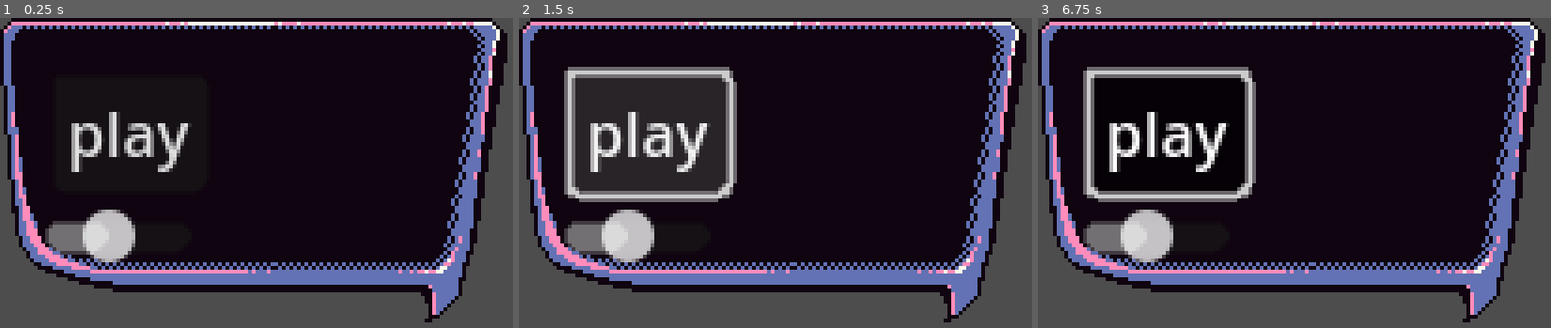
Above: before the commit, frames 1-3 (left to right).
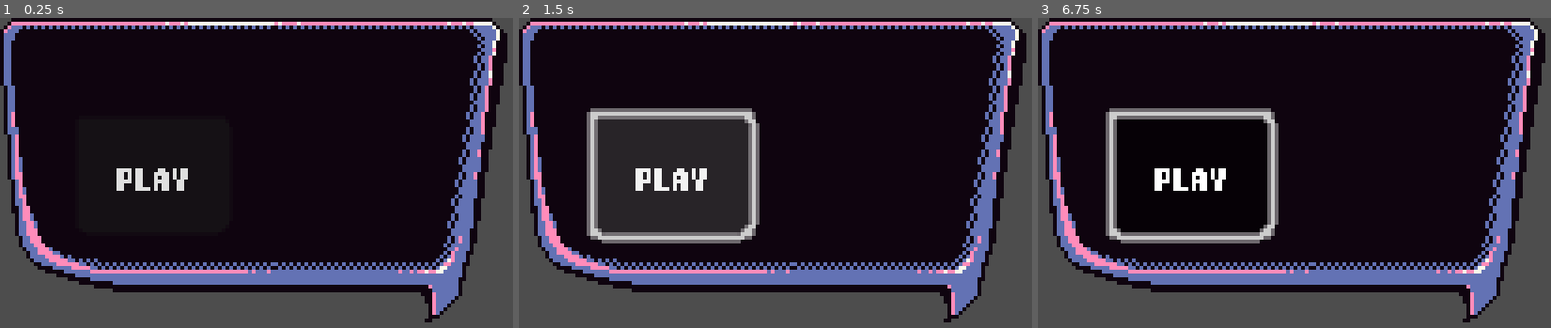
Above: after the commit, the same moments.

Repository: 0xspiderr/gbjam13_gamejam
Game: Godot game, scene res://ui/themes/stylebox_textures/test_ui.tscn
The game is run twice, just before and just after one commit, with the same random seed, the same clock (stepped at 60 frames per second) and the same inputs. This scene is started directly instead of the project's main scene.
Inputs:
- Up to frame 1 (0.25 s): no input
- Up to frame 2 (1.5 s): click "play" at 0.5 s; click "play" at 1.25 s
- Up to frame 3 (6.75 s): tap Enter at 2, 3.5, 5 s; hold D (right) 2.03-2.78 s; hold Space (interact) 2.03-2.78 s; hold S (down) 2.78-3.53 s; tap Space (interact) at 2.85, 4.35, 5.85 s; hold D (right) 3.53-4.28 s; hold Space (interact) 3.53-4.28 s; hold W (up) 4.28-5.03 s; hold Space (interact) 5.03-5.78 s; hold A (left) 5.03-6.53 s; hold S (down) from 6.53 s (still down); hold Space (interact) from 6.53 s (still down)

The runs differ from the first frame. In frame 1, 4.7% of the frame differs, in the area x 8-38%, y 30-79%; in frame 2, 17%, in the area x 8-47%, y 15-79%; in frame 3, 11%.

Commit message:
added default font for dialogue box

Diff:
--- a/ui/themes/dialogue_box_theme.tres
+++ b/ui/themes/dialogue_box_theme.tres
@@ -1,6 +1,8 @@
-[gd_resource type="Theme" load_steps=2 format=3 uid="uid://b0bn4xyu3a25a"]
+[gd_resource type="Theme" load_steps=3 format=3 uid="uid://b0bn4xyu3a25a"]
 
 [ext_resource type="StyleBox" uid="uid://dmhggo0741156" path="res://ui/themes/stylebox_textures/dialogue_box_panel.tres" id="1_fw3d5"]
+[ext_resource type="FontFile" uid="uid://bg1hl8lucd23x" path="res://assets/font/Khonjin.ttf" id="2_4uyo1"]
 
 [resource]
+default_font = ExtResource("2_4uyo1")
 Panel/styles/panel = ExtResource("1_fw3d5")
--- a/ui/themes/stylebox_textures/test_ui.tscn
+++ b/ui/themes/stylebox_textures/test_ui.tscn
@@ -18,17 +18,9 @@
 
 [node name="Button" type="Button" parent="Panel"]
 layout_mode = 0
-offset_left = 14.0
-offset_top = 15.0
-offset_right = 46.0
-offset_bottom = 34.0
+offset_left = 20.0
+offset_top = 26.0
+offset_right = 61.0
+offset_bottom = 57.0
 text = "play
 "
-
-[node name="HSlider" type="HSlider" parent="Panel"]
-layout_mode = 0
-offset_left = 12.0
-offset_top = 50.0
-offset_right = 51.0
-offset_bottom = 66.0
-value = 40.0
